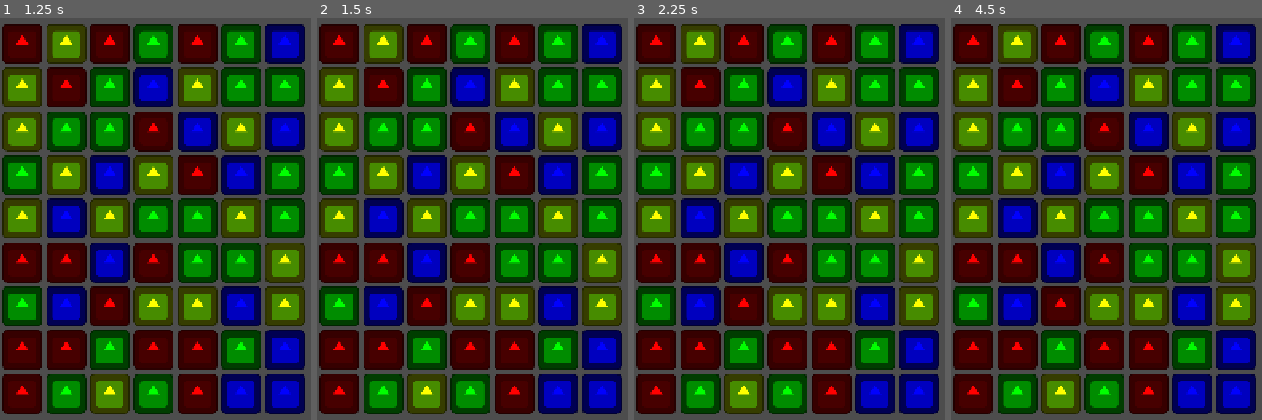
Above: before the commit, frames 1-4 (left to right).
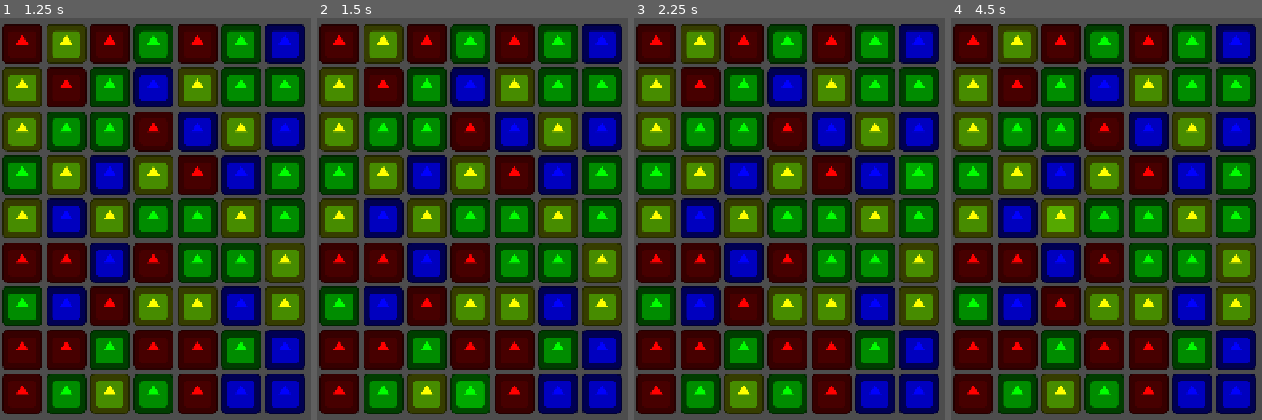
Above: after the commit, the same moments.

Repository: Santicavaliere/Match3-Combat-Prototype
Game: Godot game, scene res://Scenes/Game/GameLevel.tscn
Same seed, same stepped clock (60 frames per second), same inputs: the game is played once before the commit and once after it. The project has no main scene, so this scene is started directly. The engine's default icon, where the game draws it, is replaced by a stand-in: a white triangle on a blue panel in a dark square.
Inputs (mouse positions are in pixels of both pictures, inside the frame that each line leads up to):
- Up to frame 1 (1.25 s): tap Enter at 0.5 s; move the mouse to (outside the picture) at 0.52 s; click (outside the picture) at 0.67 s
- Up to frame 2 (1.5 s): tap Space at 1.25 s; move the mouse to (450, 375) at 1.27 s; click (450, 375) at 1.42 s
- Up to frame 3 (2.25 s): tap Enter at 2 s; move the mouse to (904, 158) at 2.02 s; click (904, 158) at 2.17 s
- Up to frame 4 (4.5 s): tap Space at 2.75, 4.25 s; move the mouse to (outside the picture) at 2.77 s; click (outside the picture) at 2.92 s; tap Enter at 3.5 s; move the mouse to (outside the picture) at 3.52 s; click (outside the picture) at 3.67 s; move the mouse to (1041, 214) at 4.27 s; click (1041, 214) at 4.42 s

Frame 1 is identical in both runs. In frame 2, 0.6% of the frame differs, in the area x 44-55%, y 90-98%; in frame 3, 0.5%; in frame 4, 0.5%.

Commit message:
Implemented core loop: Match detection, destruction, gravity cascade and column refill

Diff:
--- a/Scenes/Components/Piece.tscn
+++ b/Scenes/Components/Piece.tscn
@@ -1,7 +1,10 @@
-[gd_scene load_steps=3 format=3 uid="uid://bn28ypx8uv4ug"]
+[gd_scene load_steps=4 format=3 uid="uid://bn28ypx8uv4ug"]
 
 [ext_resource type="Script" uid="uid://ncwgikm5blgy" path="res://Scripts/Grid/Piece.gd" id="1_p63ev"]
 [ext_resource type="Texture2D" uid="uid://m2qvkjhk3rj3" path="res://icon.svg" id="1_xvafx"]
+
+[sub_resource type="RectangleShape2D" id="RectangleShape2D_p63ev"]
+size = Vector2(64, 64)
 
 [node name="Piece" type="Node2D"]
 script = ExtResource("1_p63ev")
@@ -9,3 +12,10 @@
 [node name="Sprite2D" type="Sprite2D" parent="."]
 scale = Vector2(0.5, 0.5)
 texture = ExtResource("1_xvafx")
+
+[node name="Area2D" type="Area2D" parent="."]
+
+[node name="CollisionShape2D" type="CollisionShape2D" parent="Area2D"]
+shape = SubResource("RectangleShape2D_p63ev")
+
+[connection signal="input_event" from="Area2D" to="." method="_on_area_2d_input_event"]
--- a/Scripts/Grid/GridManager.gd
+++ b/Scripts/Grid/GridManager.gd
@@ -12,7 +12,10 @@
 # Usaremos un Array de Arrays.
 # grid_data[x][y] nos dará la información de qué pieza hay en esa coordenada.
 var grid_data: Array = []
-
+# --- VARIABLES NUEVAS PARA EL SWAP ---
+var first_selected: Piece = null
+var second_selected: Piece = null
+var is_processing: bool = false # Bloqueo para que no toquen mientras se mueven
 # --- INICIALIZACIÓN ---
 func _ready():
 	# Inicializamos la semilla aleatoria para que cada partida sea distinta
@@ -38,33 +41,27 @@
 func spawn_pieces():
 	for x in width:
 		for y in height:
+			# ... (Tu lógica de generación aleatoria y anti-match) ...
 			var possible_type = randi() % 4
-
 			while _match_is_possible(x, y, possible_type):
 				possible_type = randi() % 4
 
-			# 1. Guardamos en DATOS
 			grid_data[x][y] = possible_type
 
-			# 2. Creamos VISUALIZACIÓN
+			# Instanciamos la pieza visual
 			var piece = piece_scene.instantiate()
 			add_child(piece)
 
-			# Calculamos la posición en pixeles
-			# offset es el tamaño de la celda.
-			# Sumamos medio offset si quieres centrarlo, o dejalo así para esquina sup-izq.
-			var pixel_x = x * offset + 35 # +35 es la mitad de 70 para centrar
-			var pixel_y = y * offset + 35 + (y_offset * offset) # Bajamos un poco el tablero
-
+			var pixel_x = x * offset + 35
+			var pixel_y = y * offset + 35 + (y_offset * offset)
 			piece.position = Vector2(pixel_x, pixel_y)
 
-			# Configuramos la pieza
 			piece.setup(x, y, possible_type)
 
-			# Guardamos la referencia visual en el array (Opcional pero útil luego)
-			# Por ahora el array grid_data solo tiene números (int).
-			# Mas adelante convertiremos grid_data para guardar OBJETOS,
-			# pero por hoy dejemos solo la visualización.
+			# --- CONEXIÓN DE SEÑAL IMPORTANTE ---
+			# Conectamos la señal personalizada que creamos en Piece.gd
+			if not piece.piece_selected.is_connected(_on_piece_clicked):
+				piece.piece_selected.connect(_on_piece_clicked)
 
 # Helper: Verifica si poner 'type' en (x,y) crearía un match inmediato
 func _match_is_possible(x, y, type) -> bool:
@@ -80,6 +77,114 @@
 			return true
 
 	return false
+
+# --- LÓGICA DE INPUT Y SWAP ---
+
+func _on_piece_clicked(piece: Piece):
+	if is_processing: return # Si ya se están moviendo, ignoramos clics
+
+	if first_selected == null:
+		# PRIMER CLIC: Seleccionamos la primera pieza
+		first_selected = piece
+		# Opcional: Dale un pequeño cambio de escala o color para saber que está elegida
+		first_selected.modulate = Color(1.2, 1.2, 1.2) # Brillo
+		print("Seleccionada 1: ", piece.grid_x, ",", piece.grid_y)
+
+	elif first_selected == piece:
+		# CLIC EN LA MISMA: Deseleccionar
+		first_selected.modulate = Color.WHITE
+		first_selected = null
+		print("Deseleccionada")
+
+	else:
+		# SEGUNDO CLIC: Intentamos intercambiar
+		second_selected = piece
+		print("Seleccionada 2: ", piece.grid_x, ",", piece.grid_y)
+
+		# Verificamos si están pegadas (Vecinas)
+		if _is_adjacent(first_selected, second_selected):
+			# Quitamos el brillo a la primera
+			first_selected.modulate = Color.WHITE
+			swap_pieces(first_selected, second_selected)
+		else:
+			# Si están lejos, la segunda pasa a ser la nueva seleccionada
+			first_selected.modulate = Color.WHITE
+			first_selected = piece
+			first_selected.modulate = Color(1.2, 1.2, 1.2)
+			second_selected = null
+
+func _is_adjacent(p1: Piece, p2: Piece) -> bool:
+	var diff_x = abs(p1.grid_x - p2.grid_x)
+	var diff_y = abs(p1.grid_y - p2.grid_y)
+	# Solo son adyacentes si la suma de diferencias es 1 (no diagonales)
+	return (diff_x + diff_y) == 1
+
+func swap_pieces(p1: Piece, p2: Piece):
+	is_processing = true # Bloqueamos input
+
+	# 1. Intercambio en la MATRIZ DE DATOS (grid_data)
+	var temp_type = grid_data[p1.grid_x][p1.grid_y]
+	grid_data[p1.grid_x][p1.grid_y] = grid_data[p2.grid_x][p2.grid_y]
+	grid_data[p2.grid_x][p2.grid_y] = temp_type
+
+	# 2. Intercambio de VARIABLES en las piezas
+	var temp_x = p1.grid_x
+	var temp_y = p1.grid_y
+
+	p1.grid_x = p2.grid_x
+	p1.grid_y = p2.grid_y
+
+	p2.grid_x = temp_x
+	p2.grid_y = temp_y
+
+	# 3. Animación Visual (TWEEN)
+	var tween = create_tween()
+	tween.set_parallel(true) # Mover ambas a la vez
+	tween.tween_property(p1, "position", p2.position, 0.3).set_trans(Tween.TRANS_SINE)
+	tween.tween_property(p2, "position", p1.position, 0.3).set_trans(Tween.TRANS_SINE)
+
+	await tween.finished
+
+# --- NUEVA LÓGICA DE DESTRUCCIÓN ---
+	var matches = find_matches() # Ahora esto devuelve una lista
+
+	if matches.size() > 0:
+		# ¡Hubo match! Destruimos las piezas
+		destroy_matches(matches)
+		# Nota: destroy_matches se encarga de poner is_processing = false al final
+	else:
+		# NO hubo match -> Revertimos
+		swap_back(p1, p2)
+
+	first_selected = null
+	second_selected = null
+
+func swap_back(p1: Piece, p2: Piece):
+	print("Movimiento inválido - Regresando...")
+	# Hacemos exactamente lo mismo que swap_pieces pero SIN llamar a checkear matches al final
+
+	# 1. Revertir Datos
+	var temp_type = grid_data[p1.grid_x][p1.grid_y]
+	grid_data[p1.grid_x][p1.grid_y] = grid_data[p2.grid_x][p2.grid_y]
+	grid_data[p2.grid_x][p2.grid_y] = temp_type
+
+	# 2. Revertir Variables
+	var temp_x = p1.grid_x
+	var temp_y = p1.grid_y
+	p1.grid_x = p2.grid_x
+	p1.grid_y = p2.grid_y
+	p2.grid_x = temp_x
+	p2.grid_y = temp_y
+
+	# 3. Revertir Animación
+	var tween = create_tween()
+	tween.set_parallel(true)
+	tween.tween_property(p1, "position", p2.position, 0.3).set_trans(Tween.TRANS_SINE)
+	tween.tween_property(p2, "position", p1.position, 0.3).set_trans(Tween.TRANS_SINE)
+
+	await tween.finished
+
+	is_processing = false # Desbloqueamos el input recién ahora
 
 # --- DEBUG ---
 # Esta función es vital. Te permite "ver" el tablero sin gráficos.
@@ -92,3 +197,149 @@
 			row_string += str(grid_data[x][y]) + " "
 		print(row_string)
 	print("---------------------")
+
+# --- MODIFICACIÓN: Ahora devuelve un Array (lista de coordenadas) ---
+func find_matches() -> Array:
+	var matches_found = []
+
+	# 1. Búsqueda Horizontal
+	for y in height:
+		for x in range(width - 2):
+			var type1 = grid_data[x][y]
+			var type2 = grid_data[x+1][y]
+			var type3 = grid_data[x+2][y]
+
+			if type1 != null and type1 == type2 and type1 == type3:
+				matches_found.append(Vector2(x, y))
+				matches_found.append(Vector2(x+1, y))
+				matches_found.append(Vector2(x+2, y))
+
+	# 2. Búsqueda Vertical
+	for x in width:
+		for y in range(height - 2):
+			var type1 = grid_data[x][y]
+			var type2 = grid_data[x][y+1]
+			var type3 = grid_data[x][y+2]
+
+			if type1 != null and type1 == type2 and type1 == type3:
+				matches_found.append(Vector2(x, y))
+				matches_found.append(Vector2(x, y+1))
+				matches_found.append(Vector2(x, y+2))
+
+	# Devolvemos la lista (si está vacía, funciona como false en condiciones)
+	return matches_found
+
+func destroy_matches(matches: Array):
+	print("Destruyendo ", matches.size(), " piezas...")
+
+	for coord in matches:
+		# 1. Borrar de la Matriz de Datos (Lógica)
+		# Si ya es null, saltamos (para no borrar dos veces la misma si se cruzan matches)
+		if grid_data[coord.x][coord.y] == null:
+			continue
+
+		grid_data[coord.x][coord.y] = null # Dejamos el hueco vacío
+
+		# 2. Borrar la Pieza Visual
+		# Como no guardamos la pieza en la matriz, la buscamos por fuerza bruta
+		# (Para un prototipo esto está bien y es rápido)
+		var piece_to_delete = _get_piece_at(coord.x, coord.y)
+		if piece_to_delete:
+			# Animación simple de desaparición
+			var tween = create_tween()
+			tween.tween_property(piece_to_delete, "scale", Vector2.ZERO, 0.2)
+			tween.tween_callback(piece_to_delete.queue_free) # La eliminamos de la memoria al terminar
+
+	# Esperamos un poco a que desaparezcan visualmente
+	await get_tree().create_timer(0.3).timeout
+
+	# EN LUGAR DE DESBLOQUEAR, LLAMAMOS A REFILL
+	# is_processing = false  <-- BORRA O COMENTA ESTA LÍNEA
+
+	refill_columns() # <-- LA NUEVA LLAMADA
+
+	# Importante: Desbloquear el juego después de destruir
+	# (Aquí más adelante llamaremos a la función "CAER" / Cascade)
+	await get_tree().create_timer(0.3).timeout # Esperamos la animación
+	print("Destrucción terminada.")
+	is_processing = false
+
+# Helper para encontrar la pieza visual
+func _get_piece_at(target_x: int, target_y: int) -> Piece:
+	for child in get_children():
+		if child is Piece:
+			if child.grid_x == target_x and child.grid_y == target_y:
+				return child
+	return null
+
+func refill_columns():
+	print("Rellenando tablero...")
+	var tween = create_tween()
+	tween.set_parallel(true) # Que caigan todas a la vez
+
+	for x in width:
+		# 1. Recolectar las piezas que sobrevivieron en esta columna
+		var column_pieces = []
+		for y in height:
+			# Si la celda NO es null, buscamos la pieza visual y la guardamos
+			if grid_data[x][y] != null:
+				var p = _get_piece_at(x, y)
+				if p:
+					column_pieces.append(p)
+
+		# 2. Calcular cuántas faltan para llenar la columna
+		var pieces_needed = height - column_pieces.size()
+
+		# 3. Crear las piezas nuevas (arriba de la pantalla)
+		for i in pieces_needed:
+			var type = randi() % 4
+			# Instanciar
+			var new_piece = piece_scene.instantiate()
+			add_child(new_piece)
+
+			# Posición de nacimiento (fuera de pantalla, arriba)
+			# Calculamos una altura negativa para que caigan desde el cielo
+			var spawn_y_pixel = (y_offset * offset) - (offset * (pieces_needed - i)) - 50
+			var target_x_pixel = x * offset + 35
+			new_piece.position = Vector2(target_x_pixel, spawn_y_pixel)
+
+			# Configurar (Importante: conectar señal de click)
+			new_piece.setup(x, -1, type) # -1 temporal
+			new_piece.piece_selected.connect(_on_piece_clicked)
+
+			# Agregamos la nueva pieza AL PRINCIPIO de la lista (porque va arriba)
+			column_pieces.push_front(new_piece)
+
+		# 4. Reasignar todo a la Matriz y Animar caída
+		for y in height:
+			var piece = column_pieces[y]
+
+			# Actualizar DATOS
+			grid_data[x][y] = piece.type
+
+			# Actualizar PIEZA
+			piece.grid_x = x
+			piece.grid_y = y
+			piece.name = "Piece_" + str(x) + "_" + str(y) # Opcional: para debug visual en el editor
+
+			# Posición Destino Real
+			var target_pos = Vector2(x * offset + 35, y * offset + 35 + (y_offset * offset))
+
+			# Animar si no está en su sitio
+			if piece.position != target_pos:
+				tween.tween_property(piece, "position", target_pos, 0.4).set_trans(Tween.TRANS_BOUNCE).set_ease(Tween.EASE_OUT)
+
+	# Esperar a que terminen de caer
+	await tween.finished
+	print("Caída terminada.")
+
+	# --- PASO 5: RECURSIVIDAD (Chain Reactions) ---
+	# Una vez que cayeron, ¿se formaron nuevos matches por casualidad?
+	var new_matches = find_matches()
+	if new_matches.size() > 0:
+		print("¡Reacción en cadena! Destruyendo de nuevo...")
+		destroy_matches(new_matches)
+	else:
+		# Si no hay más matches, desbloqueamos el juego para que el jugador juegue
+		is_processing = false
+		print("Turno finalizado. Jugador puede mover.")
--- a/Scripts/Grid/Piece.gd
+++ b/Scripts/Grid/Piece.gd
@@ -2,23 +2,30 @@
 
 class_name Piece
 
-# Variables para saber qué soy y dónde estoy
-var type: int # 0, 1, 2, 3...
+# Señal personalizada para avisar al GridManager
+signal piece_selected(piece_ref)
+
+# Variables de identidad
+var type: int
 var grid_x: int
 var grid_y: int
 
 @onready var sprite = $Sprite2D
 
-# Función para "pintar" la pieza según su tipo
 func setup(tx: int, ty: int, t_type: int):
 	grid_x = tx
 	grid_y = ty
 	type = t_type
-
-	# CAMBIO DE COLOR TEMPORAL (Para diferenciar tipos sin tener assets)
+	# Tu código de colores existente...
 	match type:
 		0: sprite.modulate = Color.RED
 		1: sprite.modulate = Color.BLUE
 		2: sprite.modulate = Color.GREEN
 		3: sprite.modulate = Color.YELLOW
-		_: sprite.modulate = Color.WHITE
+
+# --- ESTA ES LA FUNCIÓN QUE CONECTASTE DESDE EL AREA2D ---
+func _on_area_2d_input_event(_viewport, event, _shape_idx):
+	# Detectamos clic izquierdo (o toque en pantalla)
+	if event is InputEventMouseButton and event.pressed and event.button_index == MOUSE_BUTTON_LEFT:
+		print("Click en pieza: ", grid_x, ",", grid_y) # Debug útil
+		emit_signal("piece_selected", self)
